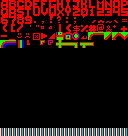
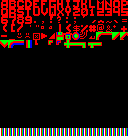
Layer changes from the first 128px x 136px image to the second:
painted on "MainSheetPalette.png" over [0, 32, 128, 48]
